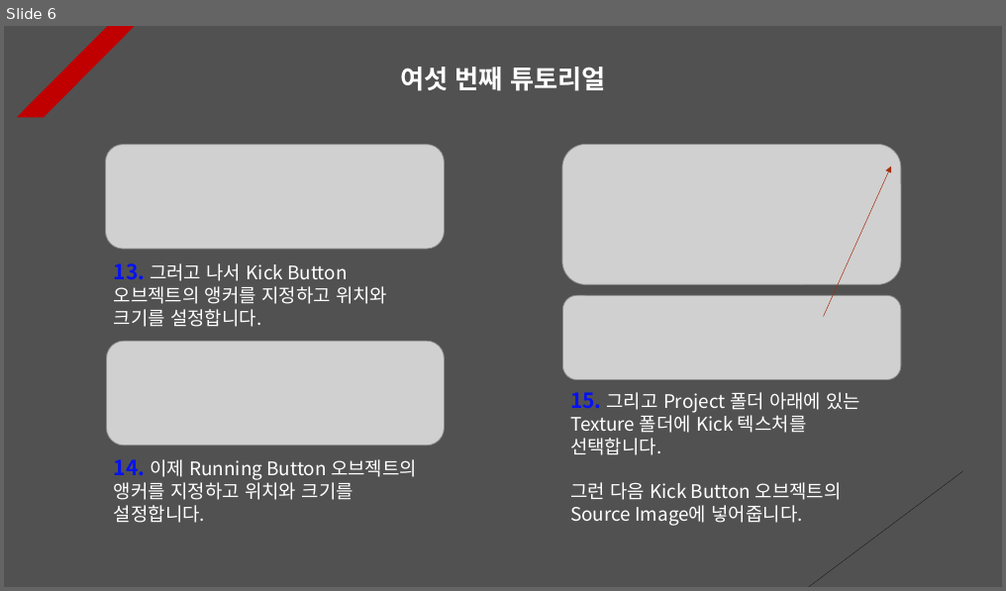
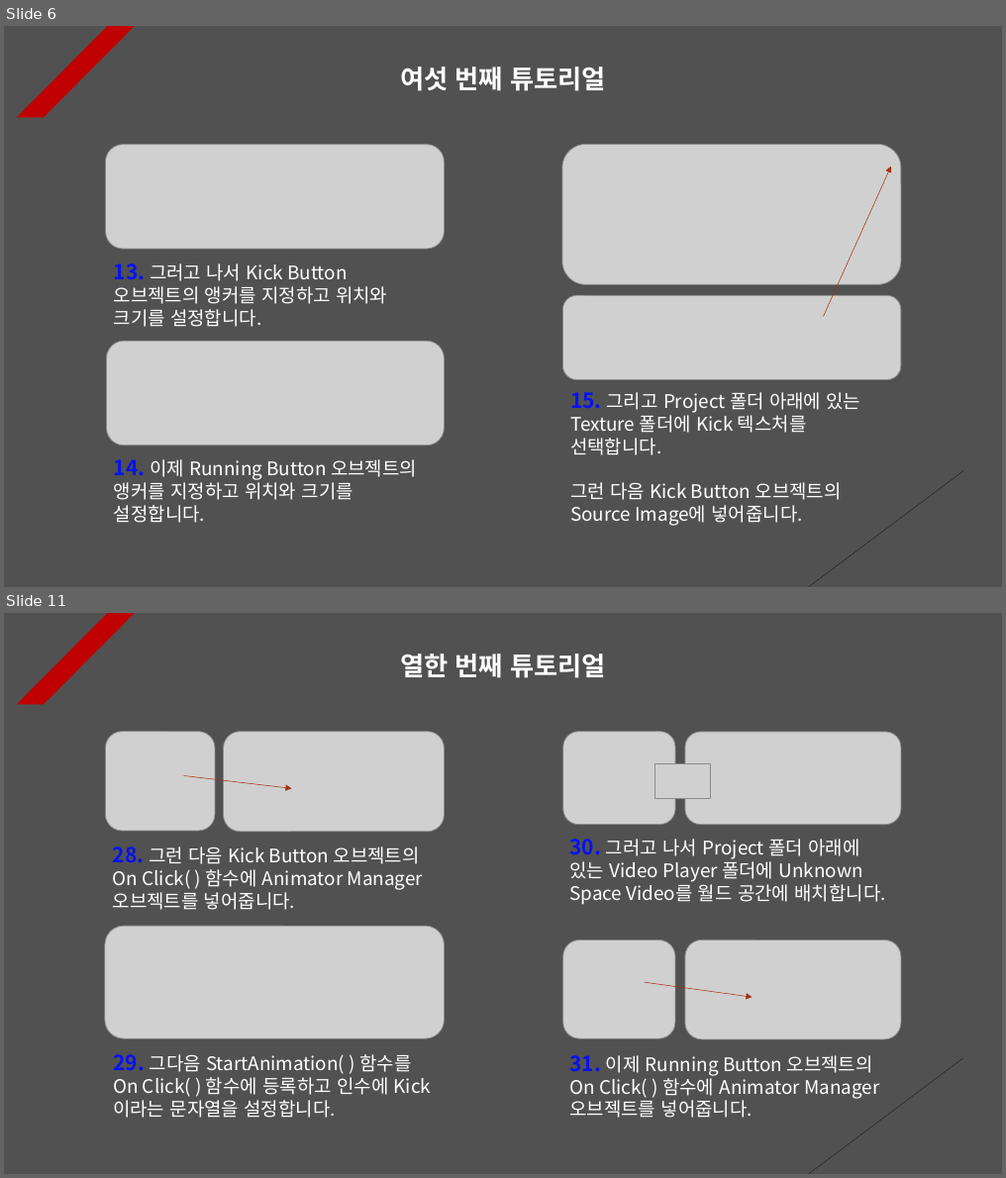
Before and after one commit to Unity2033/3D-UnityEngine, a slide deck: Assets/Animator Controller/PPT Data/Animator Controller Example.pptx. Shown one above the other, each under a label of ours: slide 6 before the commit, slides 6 and 11 after it; the slides between them are not shown. The pictures are 1006x591 and 1006x1178 pixels, drawn with LibreOffice and Linux fonts; fonts in the diff are those of the drawing; grey boxes stand for pictures. Boxes give left, top, right and bottom in pixels: in the first picture for what was removed or moved away, otherwise in the second. Text is boxed around its words. In the diff, an @@ line names an element or a change of style, - is before the commit and + after.

Commit message:
Animator Controller Tutorial Renewal
- Implemented so that a trigger is
  fired depending on the existence
  of a class

- Place video player in world space

- Each PPT data update

```diff
--- a/Assets/Animator Controller/PPT Data/Animator Controller Example.pptx
+++ b/Assets/Animator Controller/PPT Data/Animator Controller Example.pptx
@@ slide 11 added at [4, 613, 1002, 1174], background #515151; not listed: 2 template elements that a slide beside it also shows @@
@@ text added at [400, 654, 605, 678], 25 pt, text #FFFFFF, bold @@
+열한 번째 튜토리얼
@@ picture added at [105, 731, 214, 831] @@
@@ picture added at [224, 731, 445, 832] @@
@@ picture added at [563, 731, 675, 824] @@
@@ picture added at [685, 732, 901, 825] @@
@@ arrow added from (183, 776) to (291, 789), #A5300F 0.5 pt dashed @@
@@ picture added at [654, 764, 710, 799] @@
@@ text added at [113, 847, 423, 910], 18 pt, text #FFFFFF @@
+28. 그런 다음 Kick Button 오브젝트의 On Click( ) 함수에 Animator Manager 오브젝트를 넣어줍니다.
@@ text added at [569, 839, 885, 905], 18 pt, text #FFFFFF @@
+30. 그러고 나서 Project 폴더 아래에 있는 Video Player 폴더에 Unknown Space Video를 월드 공간에 배치합니다.
@@ picture added at [105, 926, 445, 1039] @@
@@ picture added at [563, 940, 675, 1039] @@
@@ picture added at [685, 940, 901, 1040] @@
@@ arrow added from (645, 983) to (752, 997), #A5300F 0.5 pt dashed @@
@@ text added at [113, 1055, 431, 1118], 18 pt, text #FFFFFF @@
+29. 그다음 StartAnimation( ) 함수를 On Click( ) 함수에 등록하고 인수에 Kick 이라는 문자열을 설정합니다.
@@ text added at [569, 1056, 879, 1118], 18 pt, text #FFFFFF @@
+31. 이제 Running Button 오브젝트의 On Click( ) 함수에 Animator Manager 오브젝트를 넣어줍니다.
```
Also in this commit, not shown: 1 slide changed, 3 other slides added, 14 other files.
